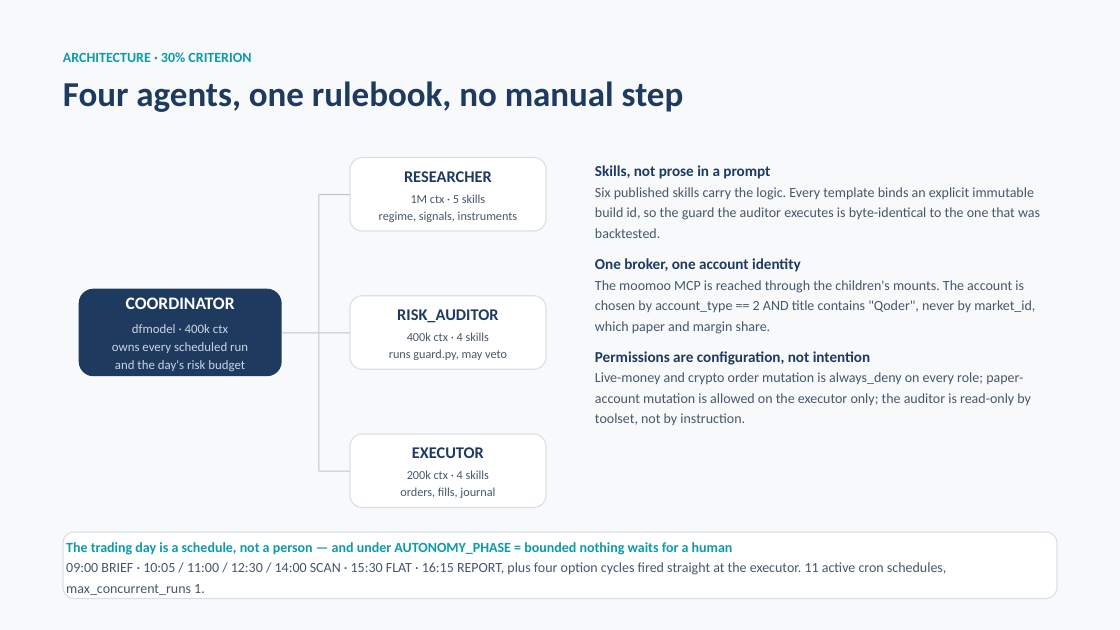
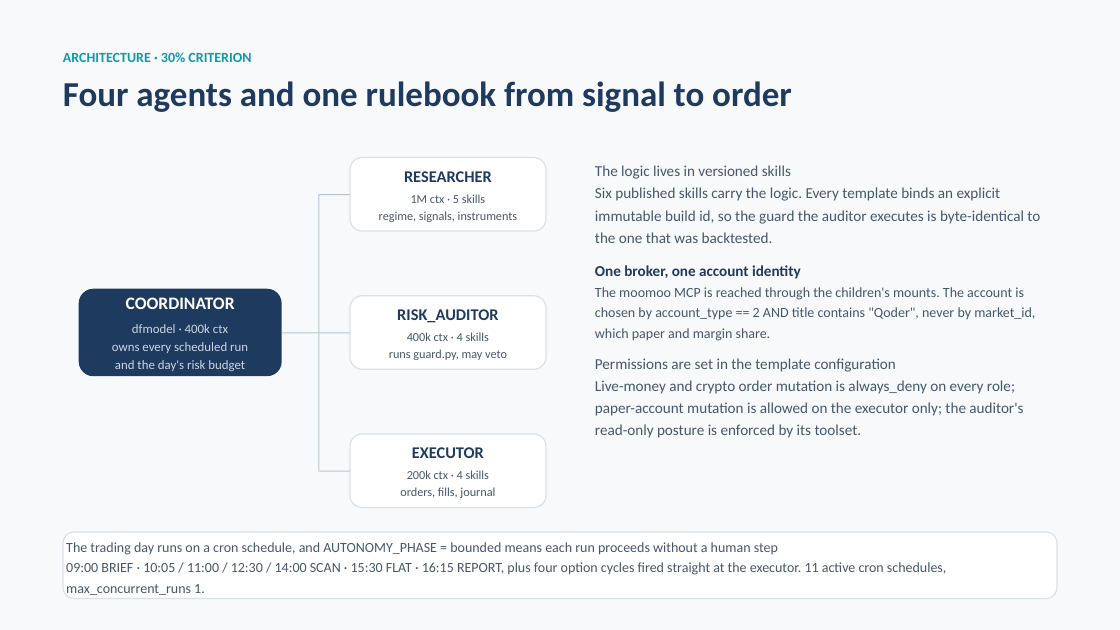
Before and after one commit to lzblue/qoder-trend-desk, a slide deck: slide 3 of qoder-trend-desk-submission.pptx. Drawn at 1120x630 pixels with LibreOffice and Linux fonts; fonts in the diff are those of the drawing. Boxes give left, top, right and bottom in pixels: in the first picture for what was removed or moved away, otherwise in the second. Text is boxed around its words. In the diff, an @@ line names an element or a change of style, - is before the commit and + after.

```diff
--- a/qoder-trend-desk-submission.pptx
+++ b/qoder-trend-desk-submission.pptx
@@ text at bbox=[63, 81, 792, 112]: text changed @@
-Four agents, one rulebook, no manual step
+Four agents and one rulebook from signal to order
@@ text at bbox=[595, 165, 1040, 243]: text changed; size 12 to 13 pt @@
-Skills, not prose in a prompt
-Six published skills carry the logic. Every template binds an explicit immutable build id, so the guard the auditor executes is byte-identical to the one that was backtested.
+The logic lives in versioned skills
+Six published skills carry the logic. Every template binds an explicit immutable build id, so the guard the auditor executes is byte-identical to the one that was backtested.
@@ text "One broker, one account identity ...": place and size @@
-text "One broker, one account identity ..." at bbox=[595, 258, 1035, 334]
+text "One broker, one account identity ..." at bbox=[595, 265, 1035, 341]
@@ text at bbox=[595, 358, 1023, 438]: text changed; size 12 to 13 pt @@
-Permissions are configuration, not intention
-Live-money and crypto order mutation is always_deny on every role; paper-account mutation is allowed on the executor only; the auditor is read-only by toolset, not by instruction.
+Permissions are set in the template configuration
+Live-money and crypto order mutation is always_deny on every role; paper-account mutation is allowed on the executor only; the auditor's read-only posture is enforced by its toolset.
@@ text in rounded rectangle at bbox=[66, 542, 946, 595]: text changed @@
-The trading day is a schedule, not a person — and under AUTONOMY_PHASE = bounded nothing waits for a human
-09:00 BRIEF · 10:05 / 11:00 / 12:30 / 14:00 SCAN · 15:30 FLAT · 16:15 REPORT, plus four option cycles fired straight at the executor. 11 active cron schedules, max_concurrent_runs 1.
+The trading day runs on a cron schedule, and AUTONOMY_PHASE = bounded means each run proceeds without a human step
+09:00 BRIEF · 10:05 / 11:00 / 12:30 / 14:00 SCAN · 15:30 FLAT · 16:15 REPORT, plus four option cycles fired straight at the executor. 11 active cron schedules, max_concurrent_runs 1.
```
Also in this commit, not shown: 7 other slides changed, 4 other files.
